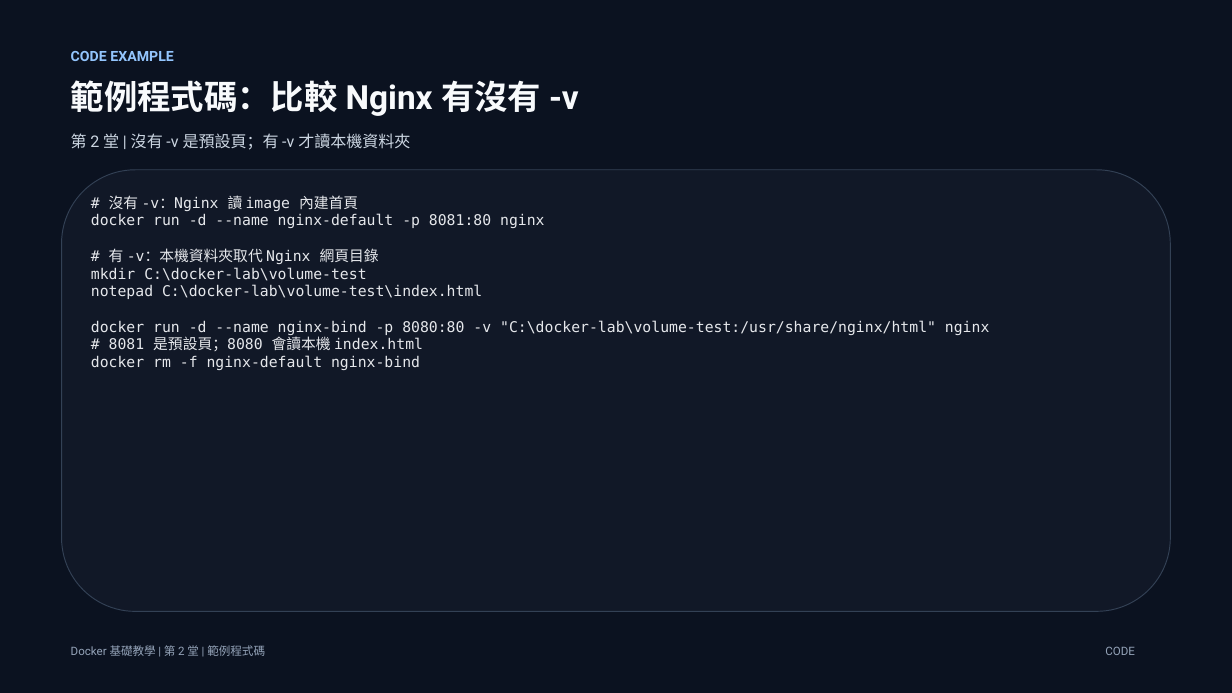
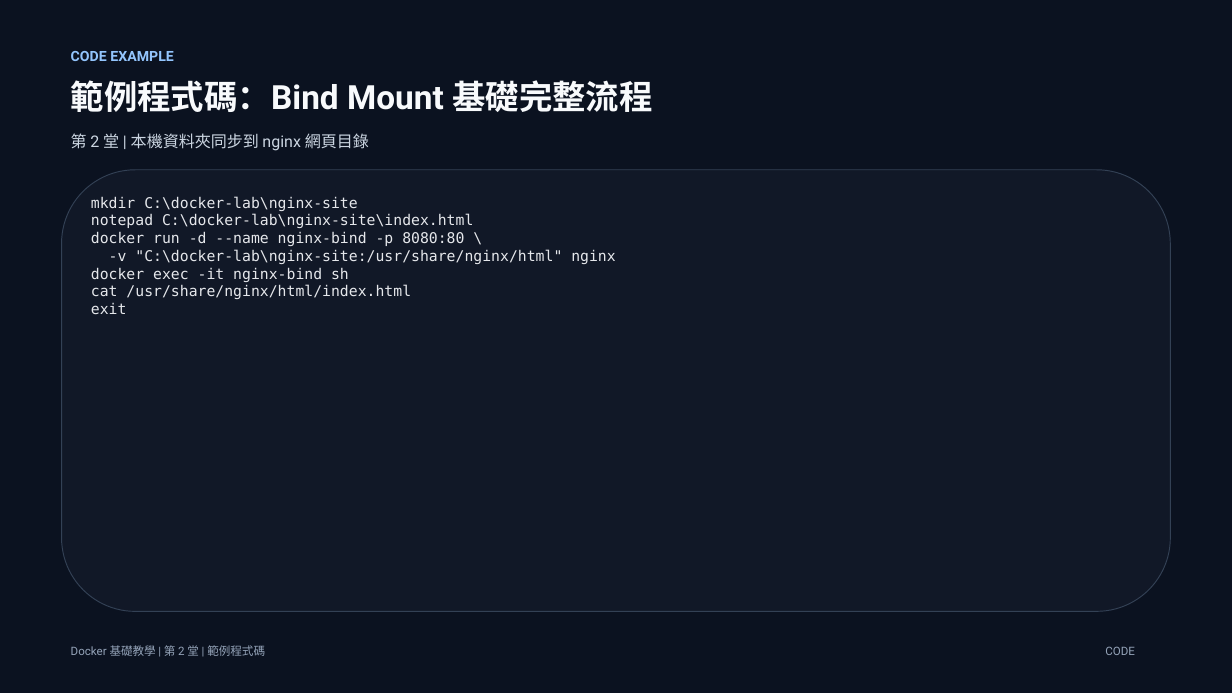
Before and after one commit to lalalalaluk/docker-practice, a slide deck: slide 23 of slides/docker-session2-flask-volume.pptx. Drawn at 1232x693 pixels with LibreOffice and Linux fonts; fonts in the diff are those of the drawing. Boxes give left, top, right and bottom in pixels: in the first picture for what was removed or moved away, otherwise in the second. Text is boxed around its words. In the diff, an @@ line names an element or a change of style, - is before the commit and + after.

```diff
--- a/slides/docker-session2-flask-volume.pptx
+++ b/slides/docker-session2-flask-volume.pptx
@@ text at [71, 80, 652, 112]: text changed @@
-範例程式碼：比較 Nginx 有沒有 -v
+範例程式碼：Bind Mount 基礎完整流程
@@ text at [71, 133, 369, 151]: text changed @@
-第 2 堂 | 沒有 -v 是預設頁；有 -v 才讀本機資料夾
+第 2 堂 | 本機資料夾同步到 nginx 網頁目錄
@@ text at [91, 196, 615, 315]: text changed @@
-# 沒有 -v：Nginx 讀 image 內建首頁
-docker run -d --name nginx-default -p 8081:80 nginx
-# 有 -v：本機資料夾取代 Nginx 網頁目錄
-mkdir C:\docker-lab\volume-test
-notepad C:\docker-lab\volume-test\index.html
-docker run -d --name nginx-bind -p 8080:80 -v "C:\docker-lab\volume-test:/usr/share/nginx/html" nginx
-# 8081 是預設頁；8080 會讀本機 index.html
-docker rm -f nginx-default nginx-bind
+mkdir C:\docker-lab\nginx-site
+notepad C:\docker-lab\nginx-site\index.html
+docker run -d --name nginx-bind -p 8080:80 \
+-v "C:\docker-lab\nginx-site:/usr/share/nginx/html" nginx
+docker exec -it nginx-bind sh
+cat /usr/share/nginx/html/index.html
+exit
```
Also in this commit, not shown: 38 other slides changed, 3 slides added, 3 slides removed, 4 other files.
